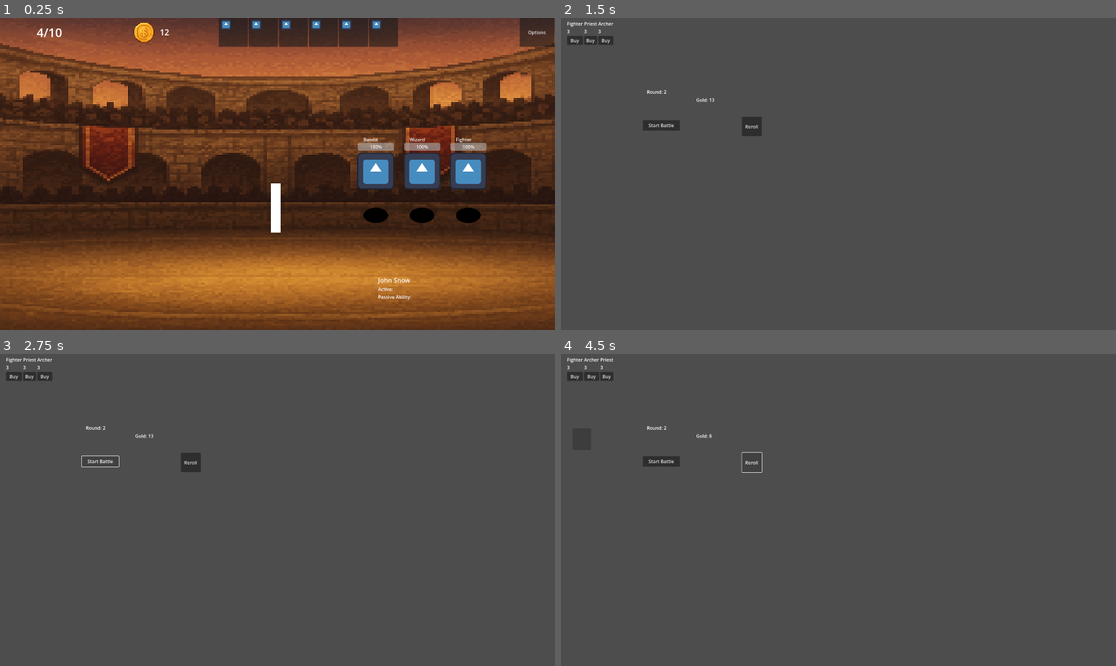
Above: before the commit, frames 1-4 (two rows, left to right).
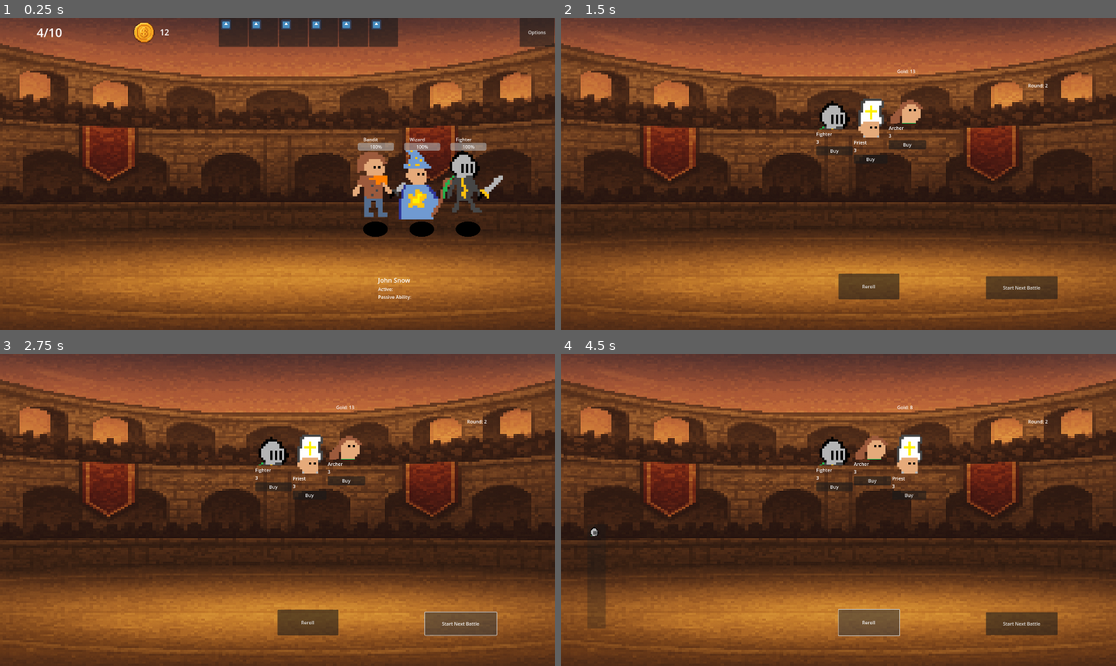
Above: after the commit, the same moments.

Repository: klaswell16/auto_battler
Game: Godot game, scene res://scenes/battle_scene.tscn
Same seed, same stepped clock (60 frames per second), same inputs: the game is played once before the commit and once after it. The engine's default icon, where the game draws it, is replaced by a stand-in: a white triangle on a blue panel in a dark square.
Inputs (mouse positions are in pixels of both pictures, inside the frame that each line leads up to):
- Up to frame 1 (0.25 s): no input
- Up to frame 2 (1.5 s): click (794, 33) at 0.5 s; click (821, 33) at 1.25 s
- Up to frame 3 (2.75 s): click "Start Battle" (after the commit: "Start Next Battle") at 2 s
- Up to frame 4 (4.5 s): click "Start Battle" (after the commit: "Start Next Battle") at 2.75 s; click "Buy" at 3.5 s; click "Reroll" at 4.25 s

The runs differ from the first frame. In frame 1, 4.8% of the frame differs, in the area x 48-91%, y 42-71%; in frame 2, 100%; in frame 3, 100%; in frame 4, 100%, in the area x 0-100%, y 0-100%.

Commit message:
Add bodies and portraits

Diff:
--- a/data/archer.tres
+++ b/data/archer.tres
@@ -1,8 +1,11 @@
-[gd_resource type="Resource" script_class="ChampionData" load_steps=2 format=3 uid="uid://c1lx0ys505qs4"]
+[gd_resource type="Resource" script_class="ChampionData" load_steps=4 format=3 uid="uid://c1lx0ys505qs4"]
 
-[ext_resource type="Script" uid="uid://b5ufi8mmpoals" path="res://scripts/champion_data.gd" id="1_yxq25"]
+[ext_resource type="Texture2D" uid="uid://cwje6yr1kp1e5" path="res://sprites/archer.png" id="1_4und0"]
+[ext_resource type="Script" path="res://scripts/champion_data.gd" id="1_yxq25"]
+[ext_resource type="Texture2D" uid="uid://ccu8wp7gvpi4p" path="res://sprites/archerport.png" id="2_xdrje"]
 
 [resource]
 script = ExtResource("1_yxq25")
 display_name = "Archer"
-metadata/_custom_type_script = "uid://b5ufi8mmpoals"
+body_texture = ExtResource("1_4und0")
+portrait_texture = ExtResource("2_xdrje")
--- a/data/bandit.tres
+++ b/data/bandit.tres
@@ -1,8 +1,11 @@
-[gd_resource type="Resource" script_class="ChampionData" load_steps=2 format=3 uid="uid://cxek03a6nagnq"]
+[gd_resource type="Resource" script_class="ChampionData" load_steps=4 format=3 uid="uid://cxek03a6nagnq"]
 
-[ext_resource type="Script" uid="uid://b5ufi8mmpoals" path="res://scripts/champion_data.gd" id="1_5n6jb"]
+[ext_resource type="Script" path="res://scripts/champion_data.gd" id="1_5n6jb"]
+[ext_resource type="Texture2D" uid="uid://dubothhbrhf2t" path="res://sprites/bandit.png" id="1_8c7ub"]
+[ext_resource type="Texture2D" uid="uid://dxb55i2d1udvb" path="res://sprites/banditport.png" id="2_3xonf"]
 
 [resource]
 script = ExtResource("1_5n6jb")
 display_name = "Bandit"
-metadata/_custom_type_script = "uid://b5ufi8mmpoals"
+body_texture = ExtResource("1_8c7ub")
+portrait_texture = ExtResource("2_3xonf")
--- a/data/fighter.tres
+++ b/data/fighter.tres
@@ -1,8 +1,11 @@
-[gd_resource type="Resource" script_class="ChampionData" load_steps=2 format=3 uid="uid://digdr3ve32udb"]
+[gd_resource type="Resource" script_class="ChampionData" load_steps=4 format=3 uid="uid://digdr3ve32udb"]
 
-[ext_resource type="Script" uid="uid://b5ufi8mmpoals" path="res://scripts/champion_data.gd" id="1_3qrpl"]
+[ext_resource type="Script" path="res://scripts/champion_data.gd" id="1_3qrpl"]
+[ext_resource type="Texture2D" uid="uid://cnxuenhpv3avp" path="res://sprites/pixil-frame-0.png" id="1_08dje"]
+[ext_resource type="Texture2D" uid="uid://d2j58lp1nndtr" path="res://sprites/knightport.png" id="2_pxr1x"]
 
 [resource]
 script = ExtResource("1_3qrpl")
 display_name = "Fighter"
-metadata/_custom_type_script = "uid://b5ufi8mmpoals"
+body_texture = ExtResource("1_08dje")
+portrait_texture = ExtResource("2_pxr1x")
--- a/data/priest.tres
+++ b/data/priest.tres
@@ -1,8 +1,11 @@
-[gd_resource type="Resource" script_class="ChampionData" load_steps=2 format=3 uid="uid://cxwf21vdhp7ov"]
+[gd_resource type="Resource" script_class="ChampionData" load_steps=4 format=3 uid="uid://cxwf21vdhp7ov"]
 
-[ext_resource type="Script" uid="uid://b5ufi8mmpoals" path="res://scripts/champion_data.gd" id="1_ft3ja"]
+[ext_resource type="Texture2D" uid="uid://brxojg4xm6oja" path="res://sprites/priest.png" id="1_6h7fi"]
+[ext_resource type="Script" path="res://scripts/champion_data.gd" id="1_ft3ja"]
+[ext_resource type="Texture2D" uid="uid://cb2h233adtm5e" path="res://sprites/priestport.png" id="2_7si84"]
 
 [resource]
 script = ExtResource("1_ft3ja")
 display_name = "Priest"
-metadata/_custom_type_script = "uid://b5ufi8mmpoals"
+body_texture = ExtResource("1_6h7fi")
+portrait_texture = ExtResource("2_7si84")
--- a/data/shieldbearer.tres
+++ b/data/shieldbearer.tres
@@ -1,12 +1,13 @@
-[gd_resource type="Resource" script_class="ChampionData" load_steps=3 format=3 uid="uid://d0em6jn425c6h"]
+[gd_resource type="Resource" script_class="ChampionData" load_steps=4 format=3 uid="uid://d0em6jn425c6h"]
 
-[ext_resource type="Texture2D" uid="uid://bofw1u406nhk8" path="res://icon.svg" id="1_16f62"]
-[ext_resource type="Script" uid="uid://b5ufi8mmpoals" path="res://scripts/champion_data.gd" id="2_8cdh5"]
+[ext_resource type="Texture2D" uid="uid://orld3guc5pxx" path="res://sprites/shieldbearer.png" id="1_8cdh5"]
+[ext_resource type="Script" path="res://scripts/champion_data.gd" id="2_8cdh5"]
+[ext_resource type="Texture2D" uid="uid://gwjn31pxsqcq" path="res://sprites/shieldbearerport.png" id="2_m5vdx"]
 
 [resource]
 script = ExtResource("2_8cdh5")
 display_name = "Shieldbearer"
 armor = 4
 speed = 2
-portrait_texture = ExtResource("1_16f62")
-metadata/_custom_type_script = "uid://b5ufi8mmpoals"
+body_texture = ExtResource("1_8cdh5")
+portrait_texture = ExtResource("2_m5vdx")
--- a/data/wizard.tres
+++ b/data/wizard.tres
@@ -1,8 +1,11 @@
-[gd_resource type="Resource" script_class="ChampionData" load_steps=2 format=3 uid="uid://dw3pusjlrs7dh"]
+[gd_resource type="Resource" script_class="ChampionData" load_steps=4 format=3 uid="uid://dw3pusjlrs7dh"]
 
-[ext_resource type="Script" uid="uid://b5ufi8mmpoals" path="res://scripts/champion_data.gd" id="1_de0xx"]
+[ext_resource type="Script" path="res://scripts/champion_data.gd" id="1_de0xx"]
+[ext_resource type="Texture2D" uid="uid://c7wqbjw273pyc" path="res://sprites/wizard.png" id="1_qnfp5"]
+[ext_resource type="Texture2D" uid="uid://c57m0xns1m2dn" path="res://sprites/wizardport.png" id="2_rnjys"]
 
 [resource]
 script = ExtResource("1_de0xx")
 display_name = "Wizard"
-metadata/_custom_type_script = "uid://b5ufi8mmpoals"
+body_texture = ExtResource("1_qnfp5")
+portrait_texture = ExtResource("2_rnjys")
--- a/scenes/Shop.tscn
+++ b/scenes/Shop.tscn
@@ -1,7 +1,6 @@
-[gd_scene load_steps=11 format=3 uid="uid://csgwjjqrwqoy0"]
+[gd_scene load_steps=11 format=3 uid="uid://d3htebj1x8k38"]
 
 [ext_resource type="Script" uid="uid://bemitvvcd87oa" path="res://scripts/shop.gd" id="1_rgcs7"]
-[ext_resource type="Script" uid="uid://b5ufi8mmpoals" path="res://scripts/champion_data.gd" id="2_skkvx"]
 [ext_resource type="Resource" uid="uid://digdr3ve32udb" path="res://data/fighter.tres" id="3_eo1la"]
 [ext_resource type="Resource" uid="uid://dw3pusjlrs7dh" path="res://data/wizard.tres" id="4_toxd1"]
 [ext_resource type="Resource" uid="uid://cxek03a6nagnq" path="res://data/bandit.tres" id="5_47hci"]
@@ -10,58 +9,65 @@
 [ext_resource type="Resource" uid="uid://c1lx0ys505qs4" path="res://data/archer.tres" id="8_jccym"]
 [ext_resource type="PackedScene" uid="uid://crrcw65irwauy" path="res://scenes/ShopSlot.tscn" id="9_plhqw"]
 [ext_resource type="PackedScene" uid="uid://dhtudq5lcjm0n" path="res://ui/potrait_button.tscn" id="10_eo1la"]
+[ext_resource type="Texture2D" uid="uid://b8060iiultitp" path="res://sprites/P.png" id="10_toxd1"]
 
 [node name="Shop" type="Control"]
 layout_mode = 3
 anchors_preset = 0
 script = ExtResource("1_rgcs7")
-available_units = Array[ExtResource("2_skkvx")]([ExtResource("3_eo1la"), ExtResource("4_toxd1"), ExtResource("5_47hci"), ExtResource("6_hd80v"), ExtResource("7_abjrc"), ExtResource("8_jccym")])
+available_units = [ExtResource("3_eo1la"), ExtResource("4_toxd1"), ExtResource("5_47hci"), ExtResource("6_hd80v"), ExtResource("7_abjrc"), ExtResource("8_jccym")]
 shop_slot_scene = ExtResource("9_plhqw")
 slots_per_roll = 3
 owned_portrait_scene = ExtResource("10_eo1la")
 
+[node name="BG" type="TextureRect" parent="."]
+layout_mode = 0
+offset_right = 1920.0
+offset_bottom = 1080.0
+texture = ExtResource("10_toxd1")
+
 [node name="GoldLabel" type="Label" parent="."]
 layout_mode = 0
-offset_left = 468.0
-offset_top = 272.0
-offset_right = 551.0
-offset_bottom = 310.0
+offset_left = 1163.0
+offset_top = 173.0
+offset_right = 1396.0
+offset_bottom = 280.0
 
 [node name="RoundLabel" type="Label" parent="."]
 layout_mode = 0
-offset_left = 297.0
-offset_top = 244.0
-offset_right = 379.0
-offset_bottom = 285.0
+offset_left = 1616.0
+offset_top = 222.0
+offset_right = 1859.0
+offset_bottom = 320.0
 
 [node name="SlotsContainer" type="HBoxContainer" parent="."]
 layout_mode = 0
-offset_left = 21.0
-offset_top = 4.0
-offset_right = 1056.0
-offset_bottom = 505.0
+offset_left = 883.0
+offset_top = 279.0
+offset_right = 1918.0
+offset_bottom = 780.0
 
 [node name="RerollButton" type="Button" parent="."]
 layout_mode = 0
-offset_left = 626.0
-offset_top = 342.0
-offset_right = 695.0
-offset_bottom = 409.0
+offset_left = 960.0
+offset_top = 885.0
+offset_right = 1171.0
+offset_bottom = 974.0
 text = "Reroll"
 
 [node name="StartBattleButton" type="Button" parent="."]
 layout_mode = 0
-offset_left = 283.0
-offset_top = 354.0
-offset_right = 411.0
-offset_bottom = 390.0
-text = "Start Battle"
+offset_left = 1470.0
+offset_top = 894.0
+offset_right = 1718.0
+offset_bottom = 973.0
+text = "Start Next Battle"
 
 [node name="OwnedContainer" type="HBoxContainer" parent="."]
 layout_mode = 0
-offset_left = 40.0
-offset_top = 257.0
-offset_right = 348.0
-offset_bottom = 332.0
+offset_left = 91.0
+offset_top = 590.0
+offset_right = 878.0
+offset_bottom = 950.0
 
 [connection signal="pressed" from="StartBattleButton" to="." method="_on_start_battle_button_pressed"]
--- a/scenes/battle_scene.tscn
+++ b/scenes/battle_scene.tscn
@@ -1,15 +1,12 @@
-[gd_scene load_steps=14 format=3 uid="uid://dsj8dewr7suvq"]
+[gd_scene load_steps=11 format=3 uid="uid://dsj8dewr7suvq"]
 
 [ext_resource type="Texture2D" uid="uid://ky1unmpkiepu" path="res://sprites/ChatGPT Image Nov 5, 2025, 06_23_36 PM.png" id="1_kinr6"]
 [ext_resource type="Script" uid="uid://blr44w1gqrvvu" path="res://scripts/battle_scene.gd" id="1_pxwbd"]
 [ext_resource type="Texture2D" uid="uid://b8060iiultitp" path="res://sprites/P.png" id="2_1i8jf"]
 [ext_resource type="PackedScene" uid="uid://dhtudq5lcjm0n" path="res://ui/potrait_button.tscn" id="2_rca61"]
-[ext_resource type="Script" uid="uid://b5ufi8mmpoals" path="res://scripts/champion_data.gd" id="2_ti0og"]
+[ext_resource type="Script" path="res://scripts/champion_data.gd" id="2_ti0og"]
 [ext_resource type="PackedScene" uid="uid://bk86l6g366q3v" path="res://scenes/champion_slot.tscn" id="3_1i8jf"]
-[ext_resource type="Resource" uid="uid://c1lx0ys505qs4" path="res://data/archer.tres" id="3_bg0yk"]
 [ext_resource type="Texture2D" uid="uid://bofw1u406nhk8" path="res://icon.svg" id="3_rca61"]
-[ext_resource type="Resource" uid="uid://cxwf21vdhp7ov" path="res://data/priest.tres" id="4_yt3ua"]
-[ext_resource type="Resource" uid="uid://d0em6jn425c6h" path="res://data/shieldbearer.tres" id="5_3xrod"]
 [ext_resource type="Resource" uid="uid://cxek03a6nagnq" path="res://data/bandit.tres" id="6_05s0e"]
 [ext_resource type="Resource" uid="uid://dw3pusjlrs7dh" path="res://data/wizard.tres" id="7_j0cvo"]
 [ext_resource type="Resource" uid="uid://digdr3ve32udb" path="res://data/fighter.tres" id="8_sjku2"]
@@ -22,7 +19,6 @@
 grow_horizontal = 2
 grow_vertical = 2
 script = ExtResource("1_pxwbd")
-player_team = Array[ExtResource("2_ti0og")]([ExtResource("3_bg0yk"), ExtResource("4_yt3ua"), ExtResource("5_3xrod")])
 enemy_team = Array[ExtResource("2_ti0og")]([ExtResource("6_05s0e"), ExtResource("7_j0cvo"), ExtResource("8_sjku2")])
 
 [node name="Board" type="Control" parent="."]
@@ -64,13 +60,6 @@
 [node name="ChampionSlot3" parent="Board/EnemyRow" instance=ExtResource("3_1i8jf")]
 layout_mode = 2
 
-[node name="Divider" type="ColorRect" parent="Board"]
-layout_mode = 0
-offset_left = 938.0
-offset_top = 573.0
-offset_right = 971.0
-offset_bottom = 742.0
-
 [node name="PlayerRow" type="HBoxContainer" parent="Board"]
 layout_mode = 1
 anchors_preset = 4
--- a/scenes/champion.tscn
+++ b/scenes/champion.tscn
@@ -8,11 +8,11 @@
 script = ExtResource("1_7udgm")
 
 [node name="Body" type="Sprite2D" parent="."]
-position = Vector2(0, 98)
+position = Vector2(0, 145)
 texture = ExtResource("2_jtx5s")
 
 [node name="Shadow" type="Sprite2D" parent="."]
-position = Vector2(-2.842171e-14, 251)
+position = Vector2(-0.99999994, 299)
 scale = Vector2(0.2, 0.2)
 texture = ExtResource("3_gjgd2")
 
--- a/scripts/shop.gd
+++ b/scripts/shop.gd
@@ -98,7 +98,7 @@
 
 		owned_container.add_child(pb)
 
-		# Now these lines are valid because unit_name & portrait exist
+
 		pb.unit_name = data.display_name
 		pb.portrait = data.portrait_texture
 
--- a/ui/potrait_button.tscn
+++ b/ui/potrait_button.tscn
@@ -5,8 +5,8 @@
 
 [node name="PotraitButton" type="Button"]
 custom_minimum_size = Vector2(64, 64)
-offset_right = 49.538464
-offset_bottom = 46.0
+offset_right = 136.0
+offset_bottom = 117.0
 icon_alignment = 1
 script = ExtResource("1_ywikn")
 
Binary file added: sprites/archer.png
Not shown, added: sprites/archer.png.import
Binary file added: sprites/archerport.png
Not shown, added: sprites/archerport.png.import
Binary file added: sprites/bandit.png
Not shown, added: sprites/bandit.png.import
Binary file added: sprites/banditport.png
Not shown, added: sprites/banditport.png.import
Binary file added: sprites/knight.png.png
Not shown, added: sprites/knight.png.png.import
Binary file added: sprites/knightport.png
Not shown, added: sprites/knightport.png.import
(and 13 more such lines)
